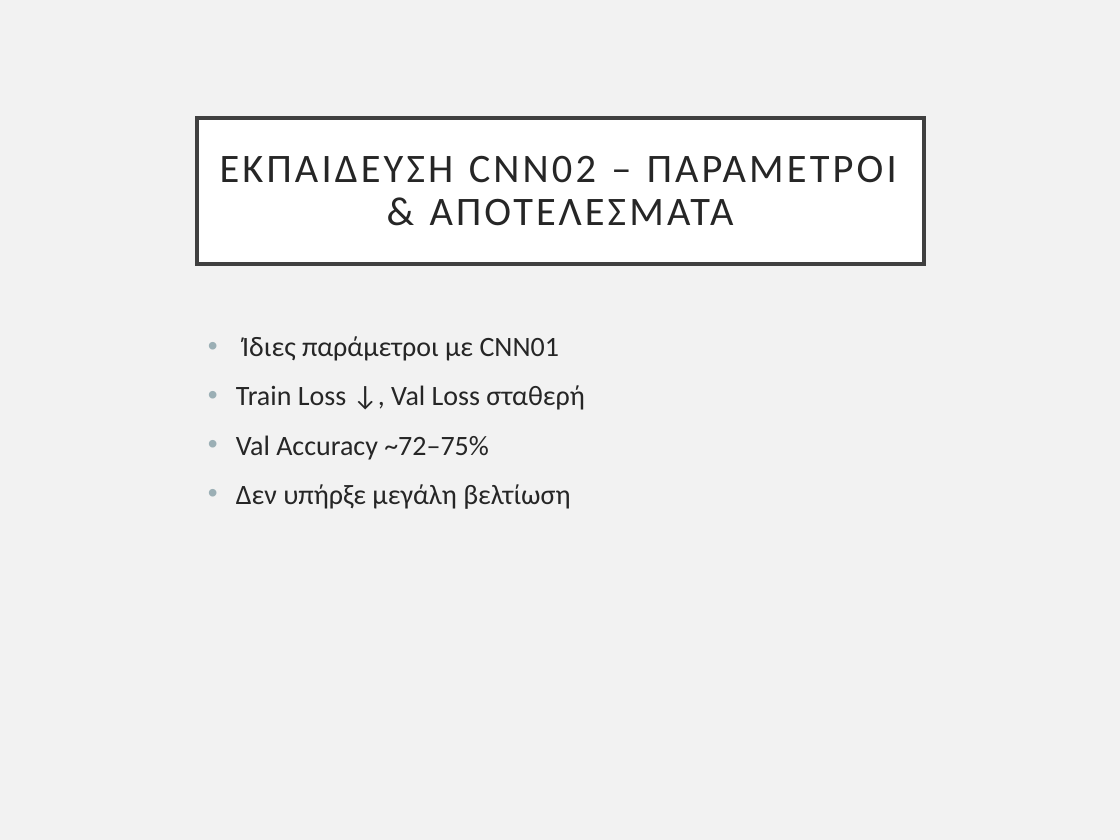
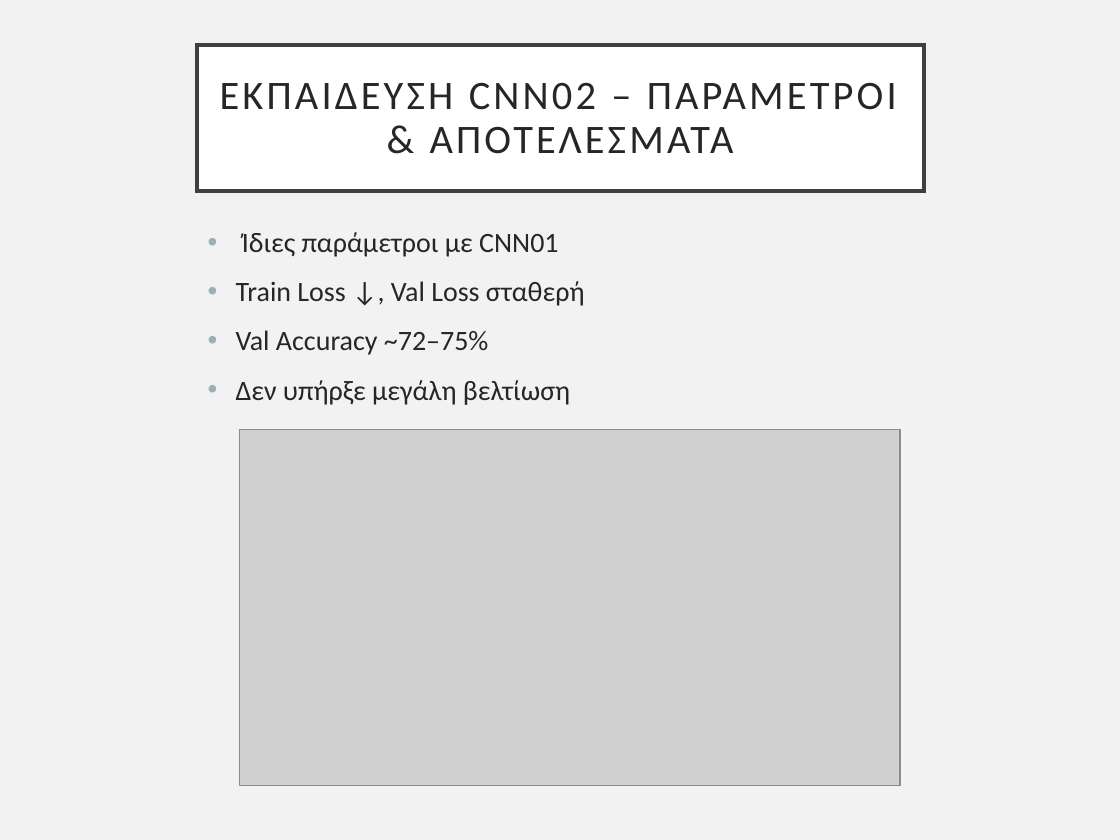
Before and after one commit to pkatpk/see-animal-dl, a slide deck: slide 9 of slides/Project_Presentation_v1_12.06.2025.pptx. Drawn at 1120x840 pixels with LibreOffice and Linux fonts; fonts in the diff are those of the drawing; grey boxes stand for pictures. Boxes give left, top, right and bottom in pixels: in the first picture for what was removed or moved away, otherwise in the second. Text is boxed around its words. In the diff, an @@ line names an element or a change of style, - is before the commit and + after.

```diff
--- a/slides/Project_Presentation_v1_12.06.2025.pptx
+++ b/slides/Project_Presentation_v1_12.06.2025.pptx
@@ title "ΕΚΠΑΙΔΕΥΣΗ CNN02 – ΠΑΡΑΜΕΤΡΟΙ & ...": place and size @@
-title "ΕΚΠΑΙΔΕΥΣΗ CNN02 – ΠΑΡΑΜΕΤΡΟΙ & ..." at [197, 118, 924, 263]
+title "ΕΚΠΑΙΔΕΥΣΗ CNN02 – ΠΑΡΑΜΕΤΡΟΙ & ..." at [197, 46, 924, 192]
@@ text "Ίδιες παράμετροι με CNN01": place and size @@
-text "Ίδιες παράμετροι με CNN01" at [236, 336, 585, 509]
+text "Ίδιες παράμετροι με CNN01" at [236, 232, 585, 405]
@@ picture added at [240, 429, 900, 785] @@
```
Also in this commit, not shown: 3 other slides changed, 2 other files.
